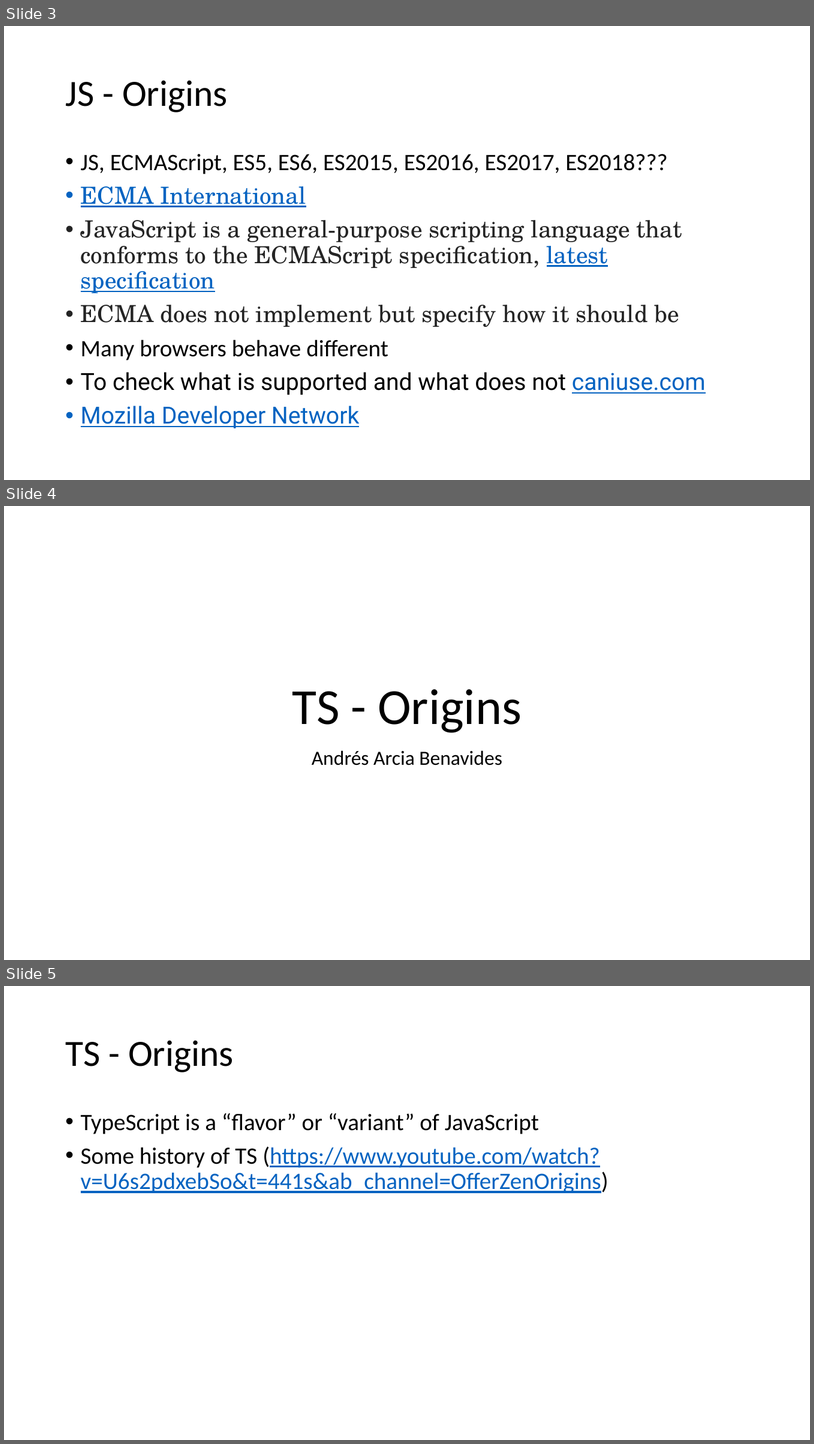
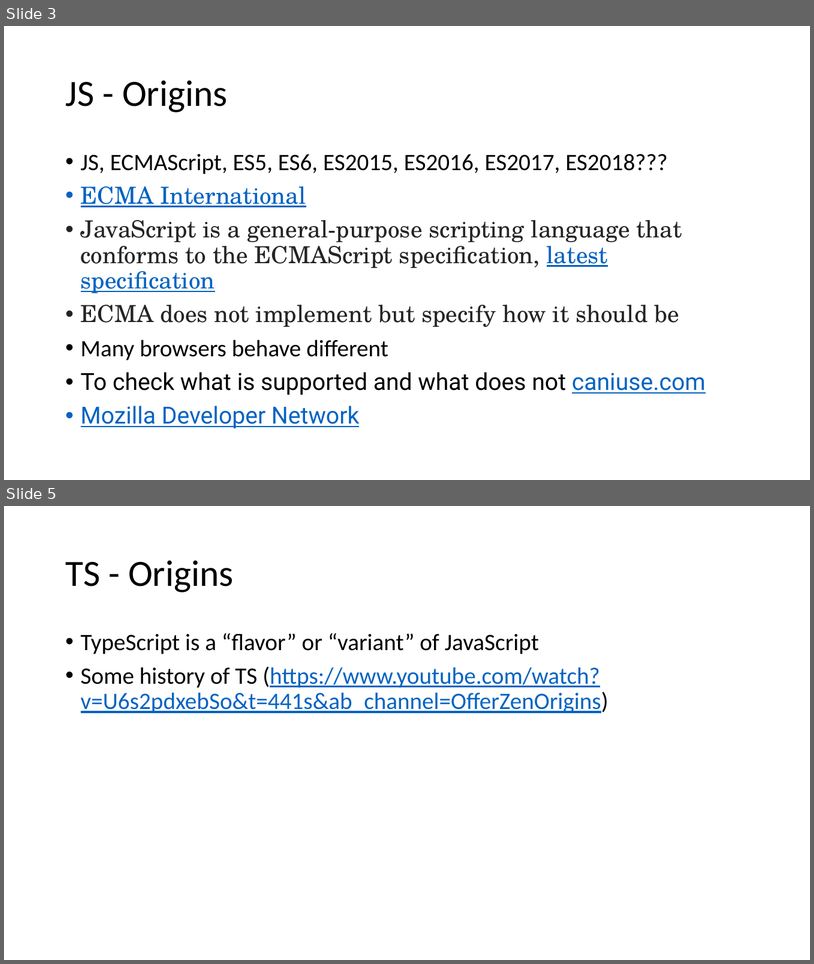
Before and after one commit to aarciab/typescript, a slide deck: 1_introduction/1_Origins.pptx. Shown one above the other, each under a label of ours: slides 3, 4 and 5 before the commit, slides 3 and 5 after it; the slides between them are not shown. The pictures are 814x1444 and 814x964 pixels, drawn with LibreOffice and Linux fonts; fonts in the diff are those of the drawing. Boxes give left, top, right and bottom in pixels: in the first picture for what was removed or moved away, otherwise in the second. Text is boxed around its words. In the diff, an @@ line names an element or a change of style, - is before the commit and + after.

```diff
--- a/1_introduction/1_Origins.pptx
+++ b/1_introduction/1_Origins.pptx
@@ slide 4 removed at [4, 506, 810, 960], background #FFFFFF @@
@@ title removed at [293, 689, 522, 733] @@
-TS - Origins
@@ subtitle removed at [312, 750, 502, 765] @@
-Andrés Arcia Benavides
```
Also in this commit, not shown: 2 slides changed, 28 other files.
